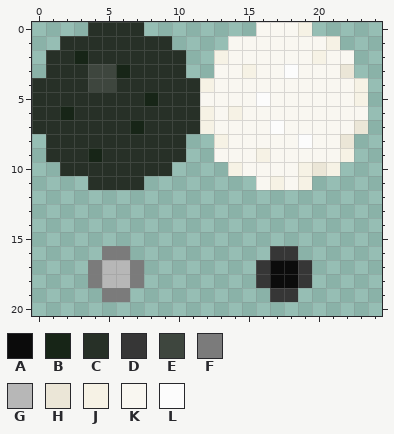
A pixel-art file gets an edit: resource/stone-atlas.aseprite. Above, as it was before the edit.
32x32 pixels, 1 frame. Colours within 5 levels of each other are drawn and written as one. Shown: x 0..24, y 0..20.
Palette (. is transparent): A #0b0b0b  B #172517  C #273027  D #363636  E #3e463e  F #7b7b7b  G #b7b7b7  H #ebe6d7  J #f6f2e5  K #f9f7f1  L #fcfcfc
Now the later version:
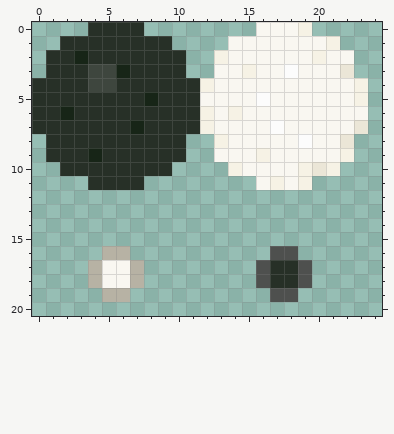
Diff:
{"colour":"D","old":"#363636","new":"#4e504e"}
{"colour":"F","old":"#7b7b7b","new":"#b7b2a4"}
{"y":17,"x":5,"old":"GG","new":"KK"}
{"y":17,"x":17,"old":"AA","new":"CC"}
{"y":18,"x":5,"old":"GG","new":"KK"}
{"y":18,"x":17,"old":"AA","new":"CC"}
